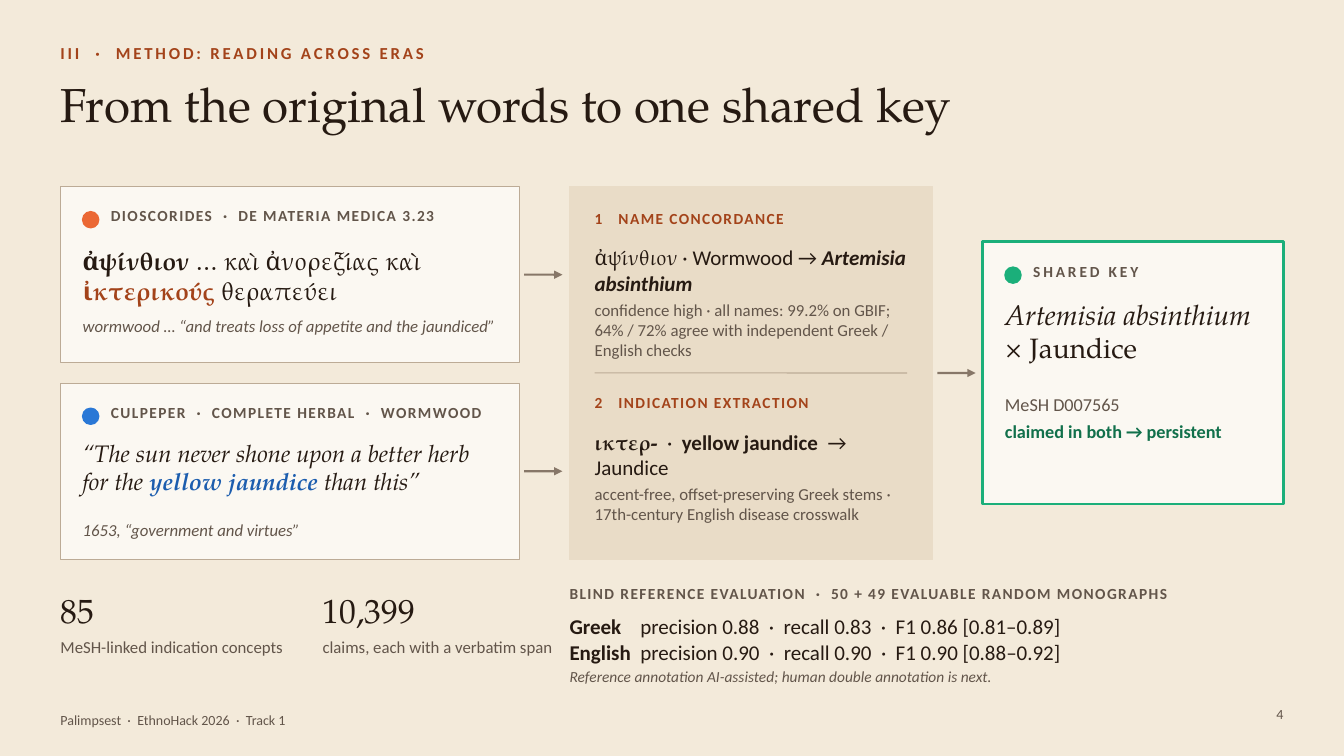
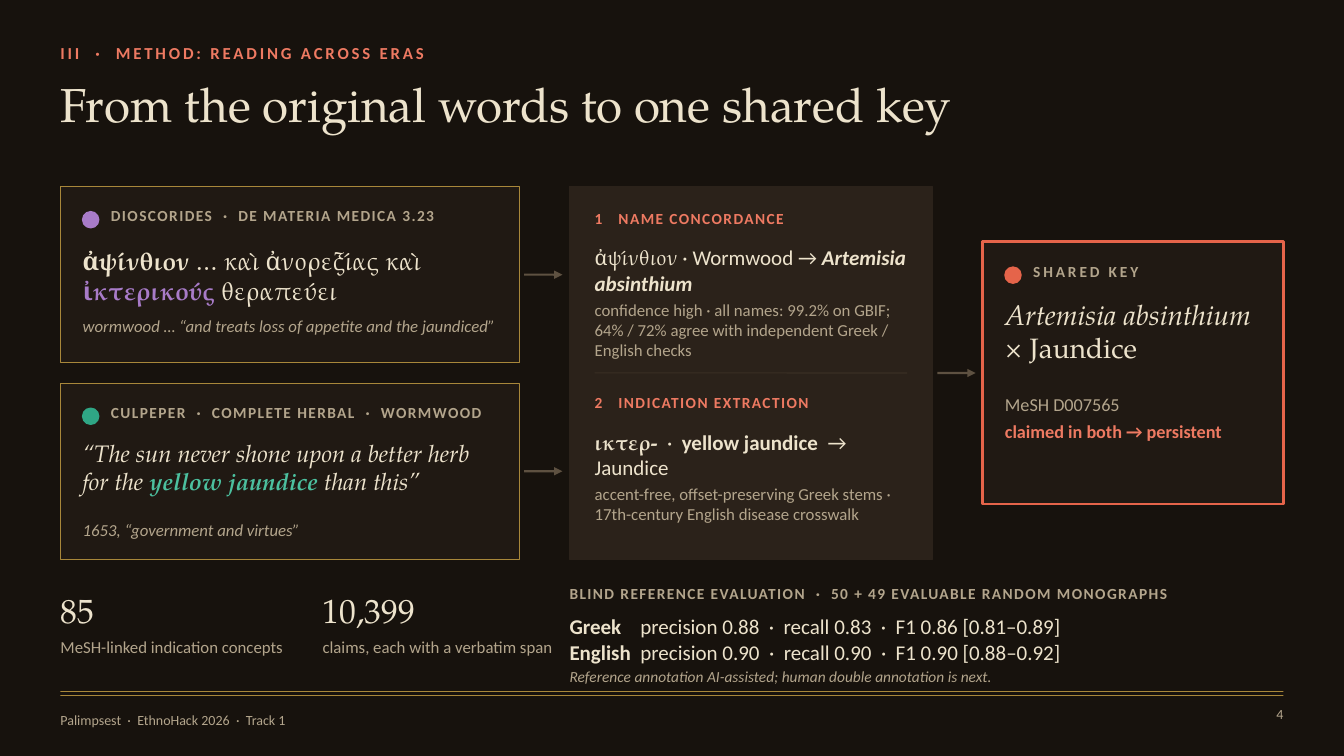
Before and after one commit to KaraAliOsman/palimpsest, a slide deck: slide 4 of docs/pitch/Palimpsest_EthnoHack2026.pptx. Drawn at 1344x756 pixels with LibreOffice and Linux fonts; fonts in the diff are those of the drawing. Boxes give left, top, right and bottom in pixels: in the first picture for what was removed or moved away, otherwise in the second. Text is boxed around its words. In the diff, an @@ line names an element or a change of style, - is before the commit and + after.

```diff
--- a/docs/pitch/Palimpsest_EthnoHack2026.pptx
+++ b/docs/pitch/Palimpsest_EthnoHack2026.pptx
@@ background #F3EADA to #17120D @@
@@ rectangle at (60,187,519,363): fill #FBF8F2 to #201913; outline #BCAB96 0.75 pt to #A8873A 0.75 pt @@
@@ rectangle at (570,187,933,560): fill #E9DCC7 to #2B221A; outline #E9DCC7 1 pt to #2B221A 1 pt @@
@@ ellipse at (83,212,99,228): fill #EB6834 to #A87BC8; outline #EB6834 1 pt to #A87BC8 1 pt @@
@@ text "ἀψίνθιον … καὶ ἀνορεξίας καὶ ..." at (221,253,420,307): text colour #261A12 to #EDE3CC in "ἀψίνθιον … καὶ ἀνορεξίας καὶ θεραπεύει"; text colour #A3431A to #A87BC8 in "ἰκτερικούς" @@
@@ rectangle at (983,242,1284,504): fill #FBF8F2 to #201913; outline #1BAF7A 2 pt to #E5644A 2 pt @@
@@ ellipse at (1005,267,1021,283): fill #1BAF7A to #E5644A; outline #1BAF7A 1 pt to #E5644A 1 pt @@
@@ arrow (524, 275) - (563, 275): stroke #877768 1.5 pt to #5E5141 1.5 pt @@
@@ rectangle at (60,383,519,560): fill #FBF8F2 to #201913; outline #BCAB96 0.75 pt to #A8873A 0.75 pt @@
@@ line (595, 373) - (907, 373): stroke #BCAB96 0.75 pt to #3A2F24 0.75 pt @@
@@ arrow (938, 373) - (976, 373): stroke #877768 1.5 pt to #5E5141 1.5 pt @@
@@ ellipse at (83,408,99,424): fill #2A78D6 to #2FA685; outline #2A78D6 1 pt to #2FA685 1 pt @@
@@ text colour #A3431A to #EE7A62 in 3 elements at (60,48,424,59), (595,214,783,224), (595,398,809,408) @@
@@ text "MeSH D007565" at (1005,398,1222,441): text colour #62554A to #B3A58C in "MeSH D007565"; text colour #11704B to #EE7A62 in "claimed in both → persistent" @@
@@ text "“The sun never shone upon ..." at (83,444,469,497): text colour #261A12 to #EDE3CC in "“The sun never shone upon a better ..."; text colour #1C5DAE to #4CC09F in "yellow jaundice" @@
@@ arrow (524, 471) - (563, 471): stroke #877768 1.5 pt to #5E5141 1.5 pt @@
@@ text colour #261A12 to #EDE3CC in 6 elements at (60,87,950,136), (595,250,906,291), (595,435,818,475), (1005,304,1252,364), (60,600,94,624), (323,599,415,628) @@
@@ text "Greek precision 0.88 · recall ..." at (570,619,1061,684): text colour #261A12 to #EDE3CC in "Greek precision 0.88 · recall 0.83 · ...", "English precision 0.90 · recall 0.90 · ..."; text colour #62554A to #B3A58C in "Reference annotation AI-assisted; human double annotation is ..." @@
@@ text colour #62554A to #B3A58C in 12 elements at (111,211,434,221), (83,320,495,335), (111,408,482,418), (83,524,300,539), (595,304,890,359), (595,488,883,523), (1033,267,1139,277), (60,641,283,656), (323,641,552,656), (570,589,1167,599), (1276,710,1283,719), (60,715,285,727) @@
@@ line added from (60, 692) to (1284, 692), #A8873A 0.5 pt @@
@@ line added from (60, 696) to (1284, 696), #A8873A 0.5 pt @@
```
Also in this commit, not shown: 9 other slides changed, 1 other file.
